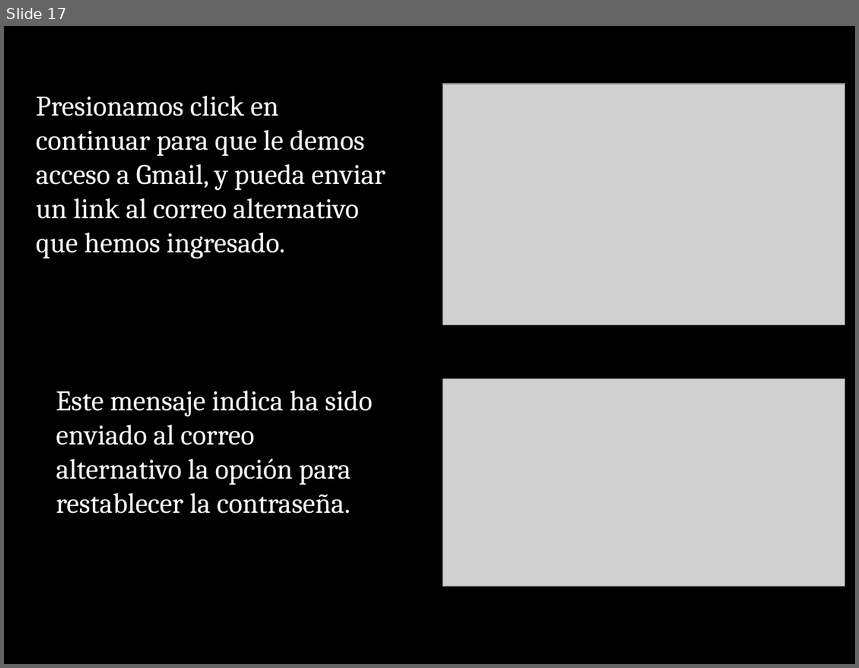
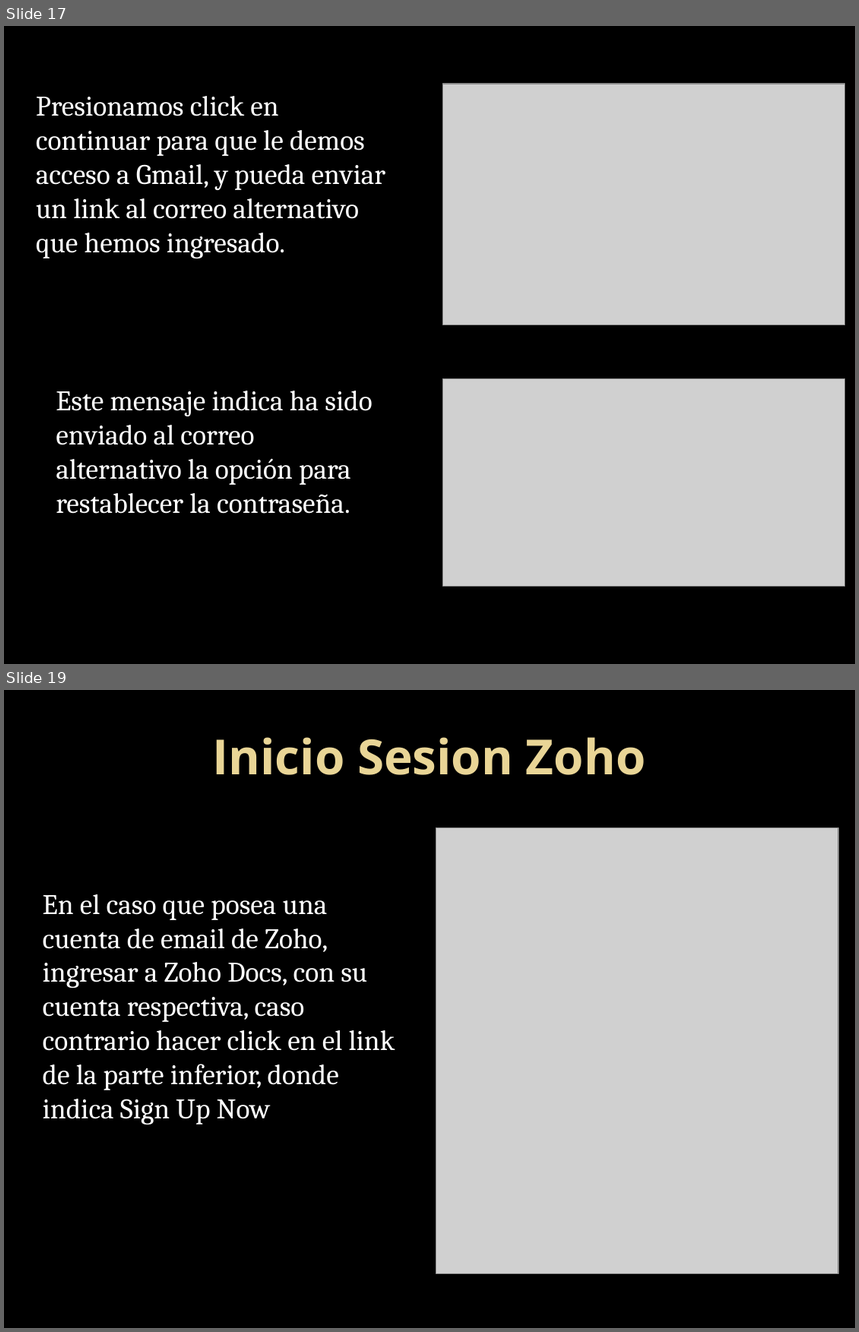
Before and after one commit to kleberloayzacastro/universidad, a slide deck: 2015-2016/clases/informatica_basica/clase_4/clase_4.pptx. Shown one above the other, each under a label of ours: slide 17 before the commit, slides 17 and 19 after it; the slides between them are not shown. The pictures are 859x668 and 859x1332 pixels, drawn with LibreOffice and Linux fonts; fonts in the diff are those of the drawing; grey boxes stand for pictures; background and template pictures are left out. Boxes give left, top, right and bottom in pixels: in the first picture for what was removed or moved away, otherwise in the second. Text is boxed around its words. In the diff, an @@ line names an element or a change of style, - is before the commit and + after.

```diff
--- a/2015-2016/clases/informatica_basica/clase_4/clase_4.pptx
+++ b/2015-2016/clases/informatica_basica/clase_4/clase_4.pptx
@@ slide 19 added at (4, 690, 855, 1328), background picture (left out) @@
@@ title added at (212, 737, 646, 775), 41 pt, text gradient #EAD696 to #E7D081, bold @@
+Inicio Sesion Zoho
@@ picture added at (436, 828, 838, 1274) @@
@@ text added at (43, 894, 395, 1125), 24 pt, text #FFFFFF @@
+En el caso que posea una cuenta de email de Zoho, ingresar a Zoho Docs, con su cuenta respectiva, caso contrario hacer click en el link de la parte inferior, donde indica Sign Up Now
```
Also in this commit, not shown: 2 other slides added, 1 slide removed, 28 other files.
